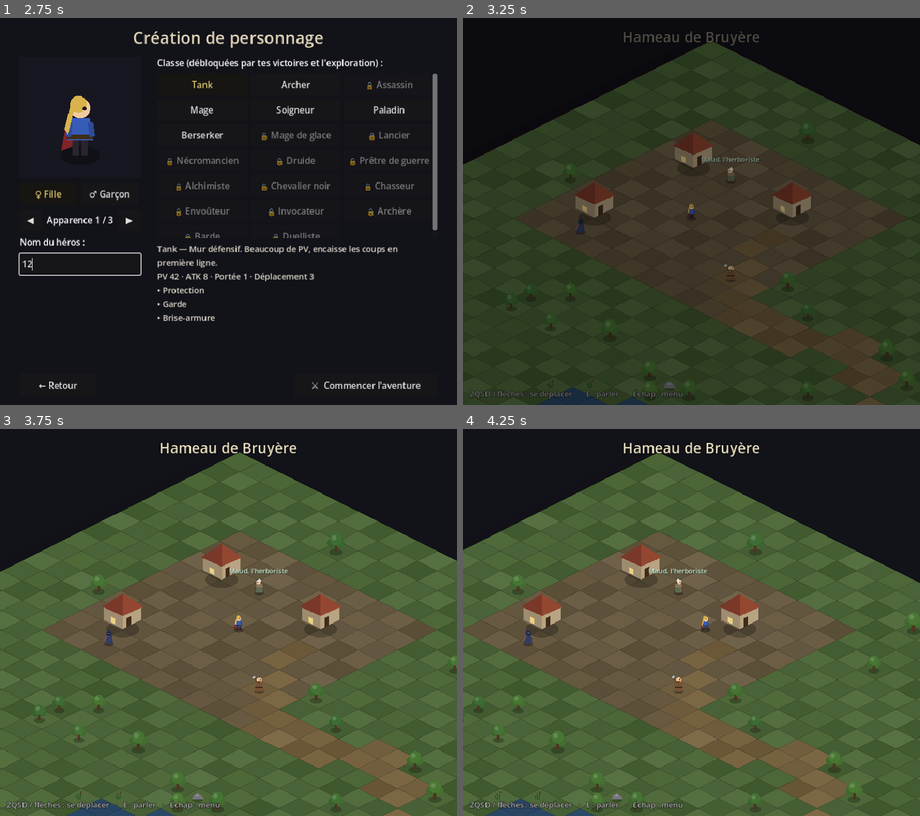
Above: before the commit, frames 1-4 (two rows, left to right).
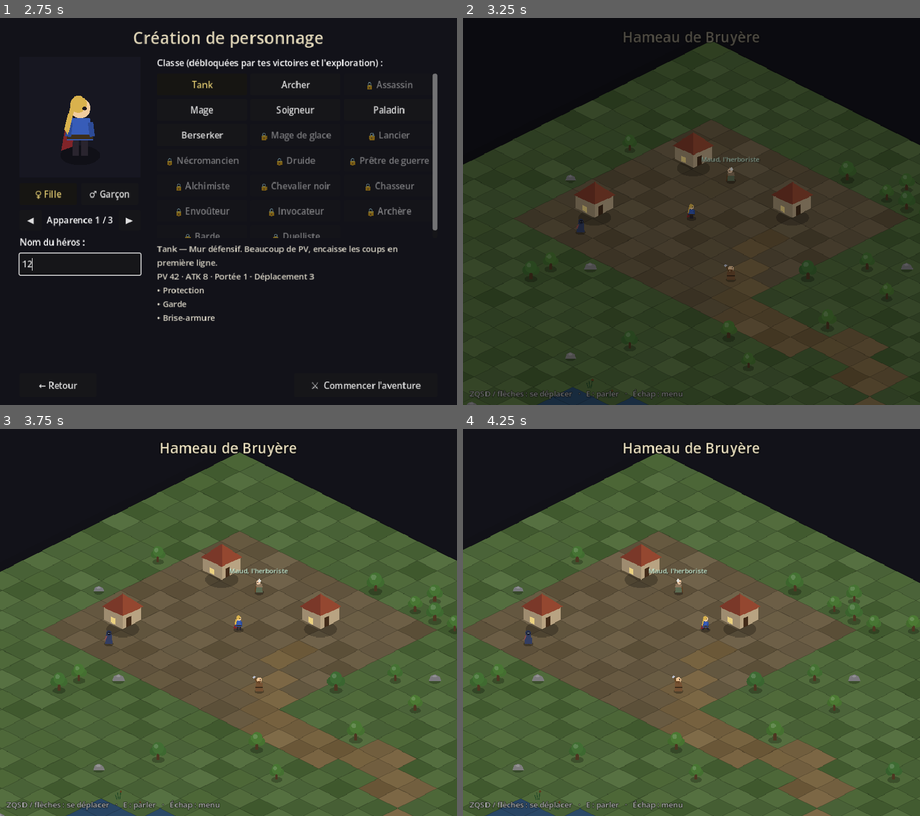
Above: after the commit, the same moments.

Repository: bodji27200-web/mon-jeux-video-
Game: Godot game, scene res://Title.tscn
The game is run twice, just before and just after one commit, with the same random seed, the same clock (stepped at 60 frames per second) and the same inputs.
Inputs (mouse positions are in pixels of both pictures, inside the frame that each line leads up to):
- Up to frame 1 (2.75 s): click "⚜ Campagne" at 0.5 s; click "Normal — L'expérience équilib…" at 1.25 s; click (82, 265) at 2.02 s; type "12" at 2.1 s
- Up to frame 2 (3.25 s): click "⚔ Commencer l'aventure" at 2.75 s
- Up to frame 3 (3.75 s): tap Enter (ui_accept) at 3.5 s; move the mouse to (329, 603) at 3.52 s; hold D from 3.53 s (still down); tap E at 3.6 s; click (329, 603) at 3.67 s
- Up to frame 4 (4.25 s): keep holding D; tap Enter (ui_accept) at 3.77 s

Frame 1 is identical in both runs. In frame 2, 0.6% of the frame differs, in the area x 0-99%, y 28-100%; in frame 3, 1.6%; in frame 4, 1.6%, in the area x 0-100%, y 27-99%.

Commit message:
Perf Web v4 : figures de campagne à 15 i/s + 30 fps sur le Web
- Les créatures de campagne (loup/rôdeur/boss) redessinaient leurs vecteurs
  60 fois/s en combat : crash du navigateur Xbox à l'approche des ennemis
- Redessin des figures à 15 i/s (animation continue conservée)
- Engine.max_fps=30 sur le Web uniquement (stabilité, jeu tactique)
- Bois des Murmures : 90 sapins au lieu de 150

https://claude.ai/code/session_01EpgfsrtgHrc32ugg4f27MT

Diff:
--- a/GameData.gd
+++ b/GameData.gd
@@ -583,6 +583,10 @@
 
 
 func _ready() -> void:
+	# Web (Xbox/TV) : 30 i/s suffisent largement pour un tactique et divisent
+	# par deux la charge GPU/CPU du navigateur (stabilité avant tout).
+	if OS.has_feature("web"):
+		Engine.max_fps = 30
 	load_settings()
 	for bus in volumes:
 		apply_volume(bus, float(volumes[bus]))
--- a/Overworld.gd
+++ b/Overworld.gd
@@ -290,7 +290,8 @@
 		_foe_spawns.append({"id": f.id, "name": f.name, "tier": f.tier,
 				"team": f.team, "hue": f.hue, "pos": pos})
 	# Sapins du bois (clairières autour des ennemis + couloir du sentier préservés).
-	for i in 150:
+	# 90 essais (et pas plus) : le bois reste dense mais le navigateur respire.
+	for i in 90:
 		var x := _rng.randi_range(FOREST_X, MAP_W - 2)
 		var y := _rng.randi_range(1, MAP_H - 2)
 		var c := Vector2i(x, y)
--- a/Unit.gd
+++ b/Unit.gd
@@ -78,8 +78,13 @@
 	if not is_alive():
 		return
 	if data.has("figure"):
+		# Figures de campagne : animation continue mais redessin à 15 i/s
+		# seulement (60 redraws/s de vecteurs = trop pour le navigateur Xbox).
 		_anim_phase += delta
-		queue_redraw()
+		_anim_t += delta
+		if _anim_t >= 1.0 / 15.0:
+			_anim_t = 0.0
+			queue_redraw()
 		return
 	if not SPRITES.has(class_id):
 		return
Not shown, changed: CLAUDE.md
